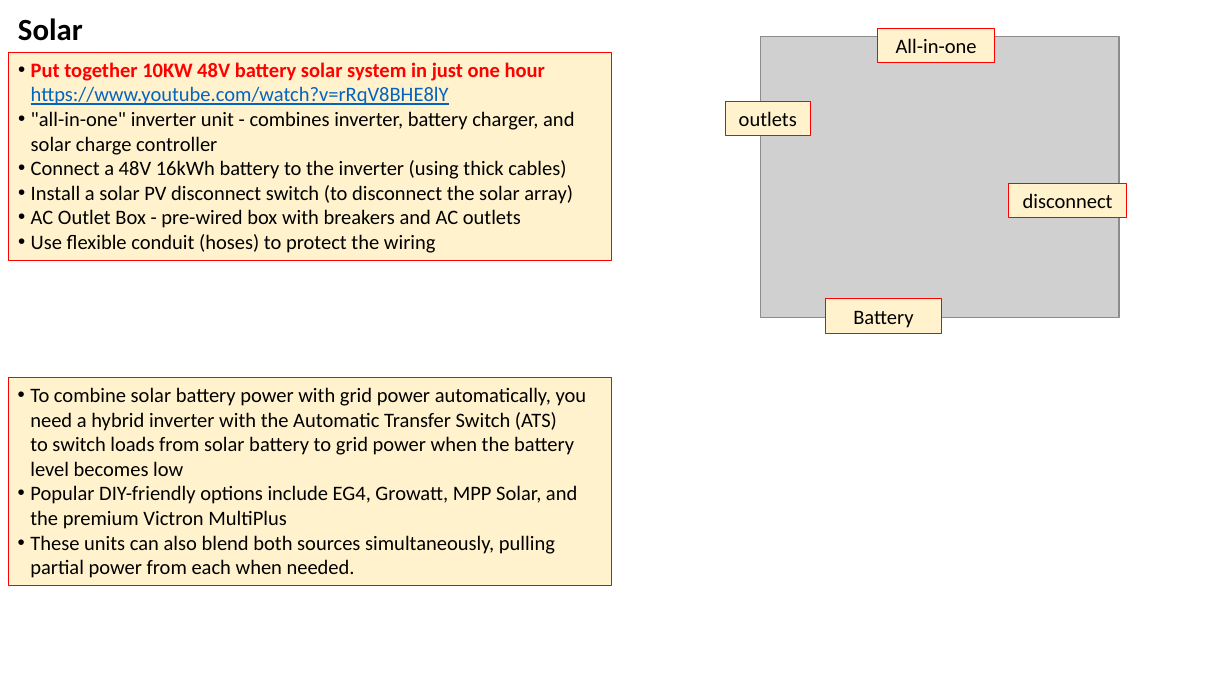
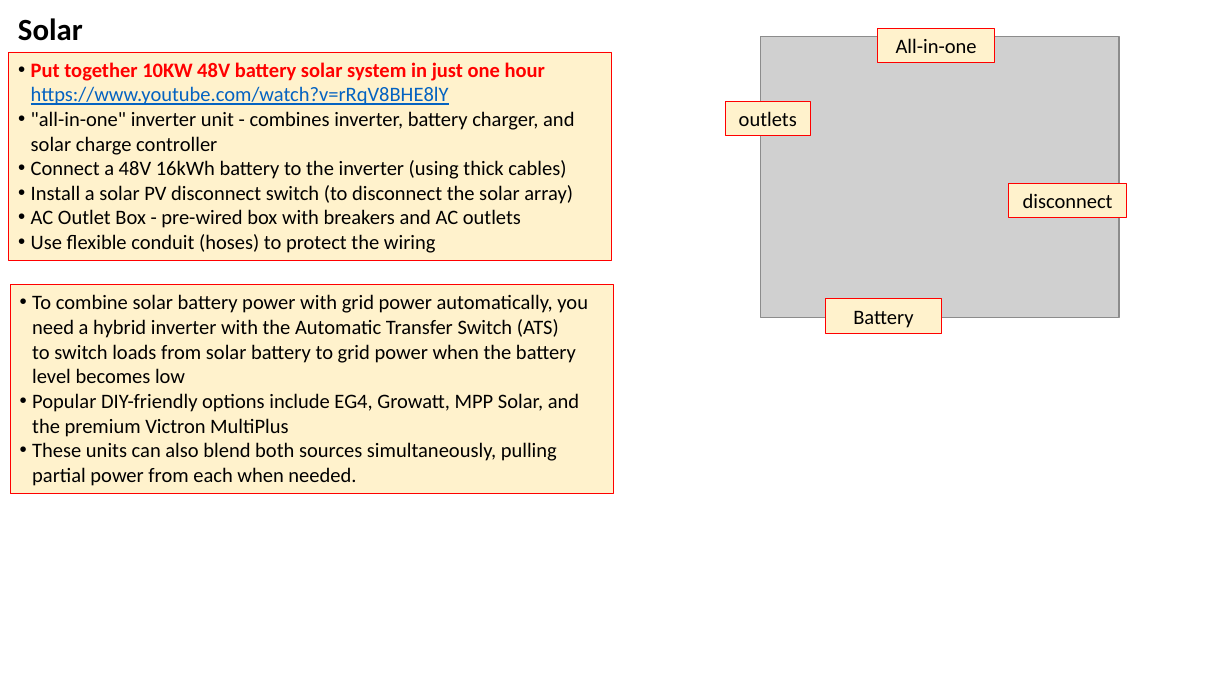
Before and after one commit to lselector/misc_farm, a slide deck: slide 1 of solar.pptx. Drawn at 1232x693 pixels with LibreOffice and Linux fonts; fonts in the diff are those of the drawing; grey boxes stand for pictures. Boxes give left, top, right and bottom in pixels: in the first picture for what was removed or moved away, otherwise in the second. Text is boxed around its words. In the diff, an @@ line names an element or a change of style, - is before the commit and + after.

```diff
--- a/solar.pptx
+++ b/solar.pptx
@@ rectangle "To combine solar battery power ...": place and size @@
-rectangle "To combine solar battery power ..." at (9,377,611,585)
+rectangle "To combine solar battery power ..." at (10,285,612,493)
```
Also in this commit, not shown: 2 other slides changed, 2 slides added.
